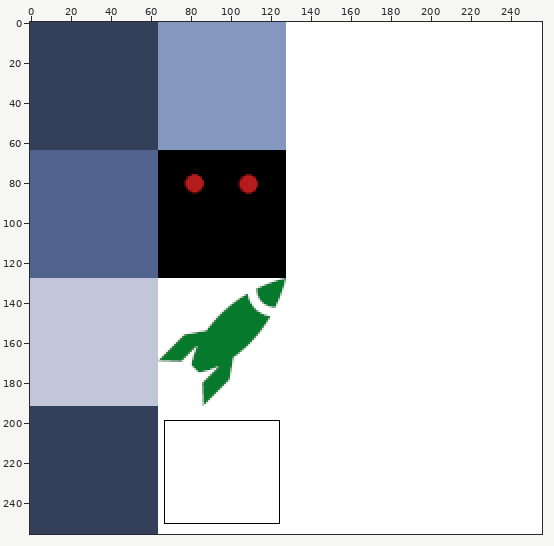
Sprite sheet -- Assets/Imports/Images/Tiles.png. The picture above shows the old version from afar; the outline marks the close-up.
Close-up. Old version:
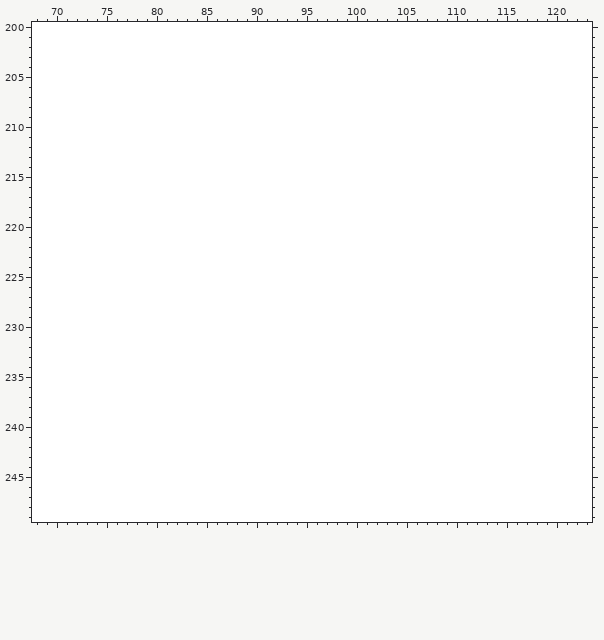
The file is 256x256 pixels. Colours within 5 levels of each other are drawn and written as one. Shown: x 68..123, y 200..249.
New version:
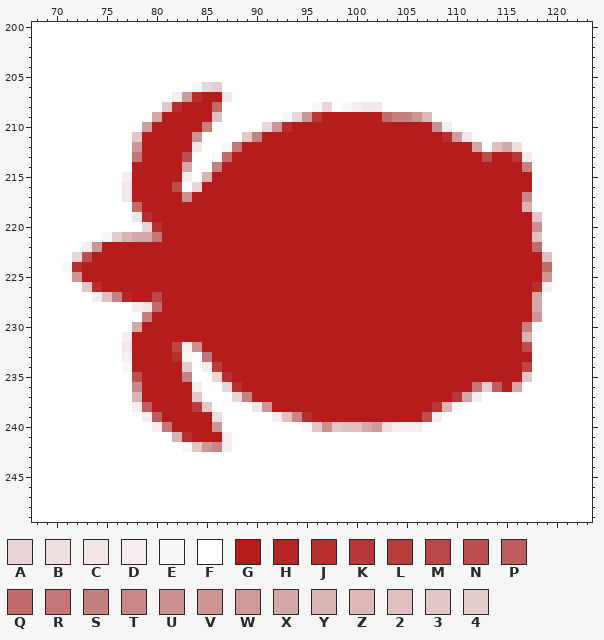
Palette (. is transparent): A #ead6d6  B #eedede  C #f2e6e6  D #f6eeee  E #f7f9f8  F #ffffff  G #b51c1c  H #b62626  J #b62e2e  K #b83737  L #b93f3f  M #ba4646  N #bb4f4f  P #be5d5d  Q #c16b6b  R #c47575  S #c78080  T #c98686  U #cc8f8f  V #ce9595  W #d09b9b  X #d5a8a8  Y #dab3b3  Z #ddb9b9  2 #dfbfbf  3 #e3c7c7  4 #e5cdcd
The exact change:
@@ x 68..123 @@
 205 FFFFFFFFFFFFFFFFFFFFFFFFFFFFFFFFFFFFFFFFFFFFFFFFFFFFFFFF
-206 FFFFFFFFFFFFFFFFFFFFFFFFFFFFFFFFFFFFFFFFFFFFFFFFFFFFFFFF
-207 FFFFFFFFFFFFFFFFFFFFFFFFFFFFFFFFFFFFFFFFFFFFFFFFFFFFFFFF
-208 FFFFFFFFFFFFFFFFFFFFFFFFFFFFFFFFFFFFFFFFFFFFFFFFFFFFFFFF
-209 FFFFFFFFFFFFFFFFFFFFFFFFFFFFFFFFFFFFFFFFFFFFFFFFFFFFFFFF
-210 FFFFFFFFFFFFFFFFFFFFFFFFFFFFFFFFFFFFFFFFFFFFFFFFFFFFFFFF
-211 FFFFFFFFFFFFFFFFFFFFFFFFFFFFFFFFFFFFFFFFFFFFFFFFFFFFFFFF
-212 FFFFFFFFFFFFFFFFFFFFFFFFFFFFFFFFFFFFFFFFFFFFFFFFFFFFFFFF
-213 FFFFFFFFFFFFFFFFFFFFFFFFFFFFFFFFFFFFFFFFFFFFFFFFFFFFFFFF
-214 FFFFFFFFFFFFFFFFFFFFFFFFFFFFFFFFFFFFFFFFFFFFFFFFFFFFFFFF
-215 FFFFFFFFFFFFFFFFFFFFFFFFFFFFFFFFFFFFFFFFFFFFFFFFFFFFFFFF
-216 FFFFFFFFFFFFFFFFFFFFFFFFFFFFFFFFFFFFFFFFFFFFFFFFFFFFFFFF
-217 FFFFFFFFFFFFFFFFFFFFFFFFFFFFFFFFFFFFFFFFFFFFFFFFFFFFFFFF
-218 FFFFFFFFFFFFFFFFFFFFFFFFFFFFFFFFFFFFFFFFFFFFFFFFFFFFFFFF
-219 FFFFFFFFFFFFFFFFFFFFFFFFFFFFFFFFFFFFFFFFFFFFFFFFFFFFFFFF
-220 FFFFFFFFFFFFFFFFFFFFFFFFFFFFFFFFFFFFFFFFFFFFFFFFFFFFFFFF
-221 FFFFFFFFFFFFFFFFFFFFFFFFFFFFFFFFFFFFFFFFFFFFFFFFFFFFFFFF
-222 FFFFFFFFFFFFFFFFFFFFFFFFFFFFFFFFFFFFFFFFFFFFFFFFFFFFFFFF
-223 FFFFFFFFFFFFFFFFFFFFFFFFFFFFFFFFFFFFFFFFFFFFFFFFFFFFFFFF
-224 FFFFFFFFFFFFFFFFFFFFFFFFFFFFFFFFFFFFFFFFFFFFFFFFFFFFFFFF
-225 FFFFFFFFFFFFFFFFFFFFFFFFFFFFFFFFFFFFFFFFFFFFFFFFFFFFFFFF
-226 FFFFFFFFFFFFFFFFFFFFFFFFFFFFFFFFFFFFFFFFFFFFFFFFFFFFFFFF
-227 FFFFFFFFFFFFFFFFFFFFFFFFFFFFFFFFFFFFFFFFFFFFFFFFFFFFFFFF
-228 FFFFFFFFFFFFFFFFFFFFFFFFFFFFFFFFFFFFFFFFFFFFFFFFFFFFFFFF
-229 FFFFFFFFFFFFFFFFFFFFFFFFFFFFFFFFFFFFFFFFFFFFFFFFFFFFFFFF
-230 FFFFFFFFFFFFFFFFFFFFFFFFFFFFFFFFFFFFFFFFFFFFFFFFFFFFFFFF
-231 FFFFFFFFFFFFFFFFFFFFFFFFFFFFFFFFFFFFFFFFFFFFFFFFFFFFFFFF
-232 FFFFFFFFFFFFFFFFFFFFFFFFFFFFFFFFFFFFFFFFFFFFFFFFFFFFFFFF
-233 FFFFFFFFFFFFFFFFFFFFFFFFFFFFFFFFFFFFFFFFFFFFFFFFFFFFFFFF
-234 FFFFFFFFFFFFFFFFFFFFFFFFFFFFFFFFFFFFFFFFFFFFFFFFFFFFFFFF
-235 FFFFFFFFFFFFFFFFFFFFFFFFFFFFFFFFFFFFFFFFFFFFFFFFFFFFFFFF
-236 FFFFFFFFFFFFFFFFFFFFFFFFFFFFFFFFFFFFFFFFFFFFFFFFFFFFFFFF
-237 FFFFFFFFFFFFFFFFFFFFFFFFFFFFFFFFFFFFFFFFFFFFFFFFFFFFFFFF
-238 FFFFFFFFFFFFFFFFFFFFFFFFFFFFFFFFFFFFFFFFFFFFFFFFFFFFFFFF
-239 FFFFFFFFFFFFFFFFFFFFFFFFFFFFFFFFFFFFFFFFFFFFFFFFFFFFFFFF
-240 FFFFFFFFFFFFFFFFFFFFFFFFFFFFFFFFFFFFFFFFFFFFFFFFFFFFFFFF
-241 FFFFFFFFFFFFFFFFFFFFFFFFFFFFFFFFFFFFFFFFFFFFFFFFFFFFFFFF
-242 FFFFFFFFFFFFFFFFFFFFFFFFFFFFFFFFFFFFFFFFFFFFFFFFFFFFFFFF
+206 FFFFFFFFFFFFFFFFEA4FFFFFFFFFFFFFFFFFFFFFFFFFFFFFFFFFFFFF
+207 FFFFFFFFFFFFFFDWJGGCFFFFFFFFFFFFFFFFFFFFFFFFFFFFFFFFFFFF
+208 FFFFFFFFFFFFF3JGGGQFFFFFFFFFEAFEDCCFFFFFFFFFFFFFFFFFFFFF
+209 FFFFFFFFFFFFXGGGGG2FFFFFFEAVKGGGGGGQSSVZFFFFFFFFFFFFFFFF
+210 FFFFFFFFFFFWGGGGGSFFFFFAVJGGGGGGGGGGGGGGUDFFFFFFFFFFFFFF
+211 FFFFFFFFFF3GGGGGVFFFF3SGGGGGGGGGGGGGGGGGGJWCFFFFFFFFFFFF
+212 FFFFFFFFFFVGGGGGCFFERGGGGGGGGGGGGGGGGGGGGGGGXF2XBFFFFFFF
+213 FFFFFFFFFFRGGGGNFFEQGGGGGGGGGGGGGGGGGGGGGGGGGNGGKDFFFFFF
+214 FFFFFFFFFFGGGGGXFFSGGGGGGGGGGGGGGGGGGGGGGGGGGGGGGSFFFFFF
+215 FFFFFFFFFDGGGGGDFYGGGGGGGGGGGGGGGGGGGGGGGGGGGGGGGGFFFFFF
+216 FFFFFFFFFCGGGGNFAGGGGGGGGGGGGGGGGGGGGGGGGGGGGGGGGGFFFFFF
+217 FFFFFFFFFCGGGGGUGGGGGGGGGGGGGGGGGGGGGGGGGGGGGGGGGTFFFFFF
+218 FFFFFFFFFFQGGGGGGGGGGGGGGGGGGGGGGGGGGGGGGGGGGGGGGYFFFFFF
+219 FFFFFFFFFFCJGGGGGGGGGGGGGGGGGGGGGGGGGGGGGGGGGGGGGG3FFFFF
+220 FFFFFFFFFFFAJGGGGGGGGGGGGGGGGGGGGGGGGGGGGGGGGGGGGGUFFFFF
+221 FFFFFFFE4YXXRGGGGGGGGGGGGGGGGGGGGGGGGGGGGGGGGGGGGG2FFFFF
+222 FFFFFDVGGGGGGGGGGGGGGGGGGGGGGGGGGGGGGGGGGGGGGGGGGGQFFFFF
+223 FFFFANGGGGGGGGGGGGGGGGGGGGGGGGGGGGGGGGGGGGGGGGGGGGG2FFFF
+224 FFFEJGGGGGGGGGGGGGGGGGGGGGGGGGGGGGGGGGGGGGGGGGGGGGGQFFFF
+225 FFFFVGGGGGGGGGGGGGGGGGGGGGGGGGGGGGGGGGGGGGGGGGGGGGGVFFFF
+226 FFFFF3JGGGGGGGGGGGGGGGGGGGGGGGGGGGGGGGGGGGGGGGGGGGJDFFFF
+227 FFFFFFD2SHGGMGGGGGGGGGGGGGGGGGGGGGGGGGGGGGGGGGGGGGXFFFFF
+228 FFFFFFFFFFDCQGGGGGGGGGGGGGGGGGGGGGGGGGGGGGGGGGGGGGXFFFFF
+229 FFFFFFFFFFFSGGGGGGGGGGGGGGGGGGGGGGGGGGGGGGGGGGGGGGVFFFFF
+230 FFFFFFFFFFXGGGGGGGGGGGGGGGGGGGGGGGGGGGGGGGGGGGGGGSEFFFFF
+231 FFFFFFFFFDGGGGGGGGGGGGGGGGGGGGGGGGGGGGGGGGGGGGGGGYFFFFFF
+232 FFFFFFFFFCGGGGMDUGGGGGGGGGGGGGGGGGGGGGGGGGGGGGGGGNFFFFFF
+233 FFFFFFFFFDGGGGJEFRGGGGGGGGGGGGGGGGGGGGGGGGGGGGGGGGFFFFFF
+234 FFFFFFFFFEGGGGG4FDLGGGGGGGGGGGGGGGGGGGGGGGGGGGGGGMFFFFFF
+235 FFFFFFFFFFNGGGGSFFAJGGGGGGGGGGGGGGGGGGGGGGGGGGGGG3FFFFFF
+236 FFFFFFFFFFTGGGGGDFFAJGGGGGGGGGGGGGGGGGGGGGGGR4PGXFFFFFFF
+237 FFFFFFFFFFYGGGGG3FFFASGGGGGGGGGGGGGGGGGGGGKXDFFFFFFFFFFF
+238 FFFFFFFFFFDPGGGGL3FFFFCVGGGGGGGGGGGGGGGGKYEFFFFFFFFFFFFF
+239 FFFFFFFFFFFDPGGGGGBFFFFFD2TJGGGGGGGGGGGNDFFFFFFFFFFFFFFF
+240 FFFFFFFFFFFFDRGGGGVFFFFFFFFE3U322XWBDDDFFFFFFFFFFFFFFFFF
+241 FFFFFFFFFFFFFFYJGGGDFFFFFFFFFFFFFFFFFFFFFFFFFFFFFFFFFFFF
+242 FFFFFFFFFFFFFFFE3VTDFFFFFFFFFFFFFFFFFFFFFFFFFFFFFFFFFFFF
 243 FFFFFFFFFFFFFFFFFFFFFFFFFFFFFFFFFFFFFFFFFFFFFFFFFFFFFFFF
Changed places in both close-ups, as pixel boxes (x1, y1, x2, y2):
changed: (62, 82, 552, 452)
